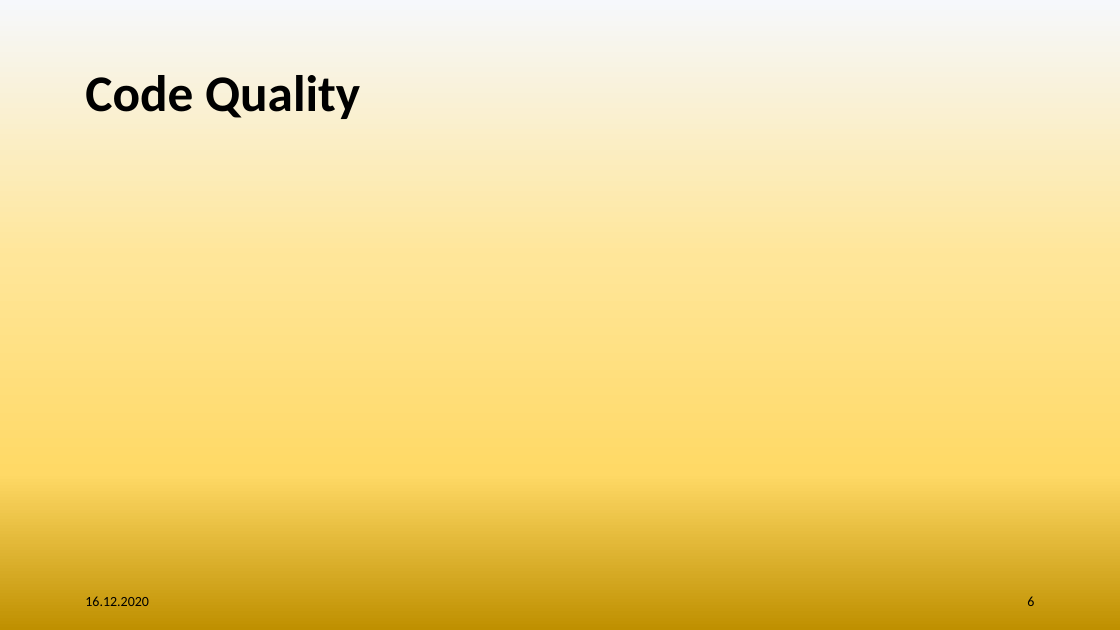
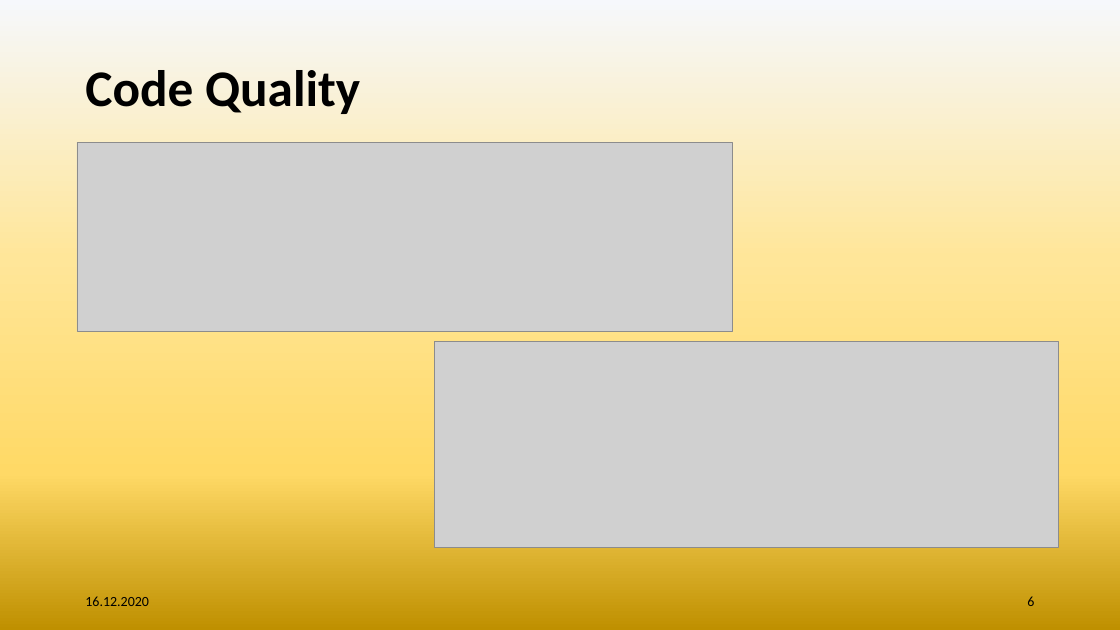
Before and after one commit to BuecAle/TournamentGenerator_ISD, a slide deck: slide 6 of notes/Tournament Generator Presentation.pptx. Drawn at 1120x630 pixels with LibreOffice and Linux fonts; fonts in the diff are those of the drawing; grey boxes stand for pictures; background and template pictures are left out. Boxes give left, top, right and bottom in pixels: in the first picture for what was removed or moved away, otherwise in the second. Text is boxed around its words. In the diff, an @@ line names an element or a change of style, - is before the commit and + after.

```diff
--- a/notes/Tournament Generator Presentation.pptx
+++ b/notes/Tournament Generator Presentation.pptx
@@ title "Code Quality" moved from (x1=85, y1=75, x2=360, y2=119) to (x1=85, y1=70, x2=360, y2=114) @@
@@ picture added at (x1=77, y1=142, x2=733, y2=332) @@
@@ picture added at (x1=435, y1=341, x2=1060, y2=547) @@
```
Also in this commit, not shown: 3 other slides changed.
